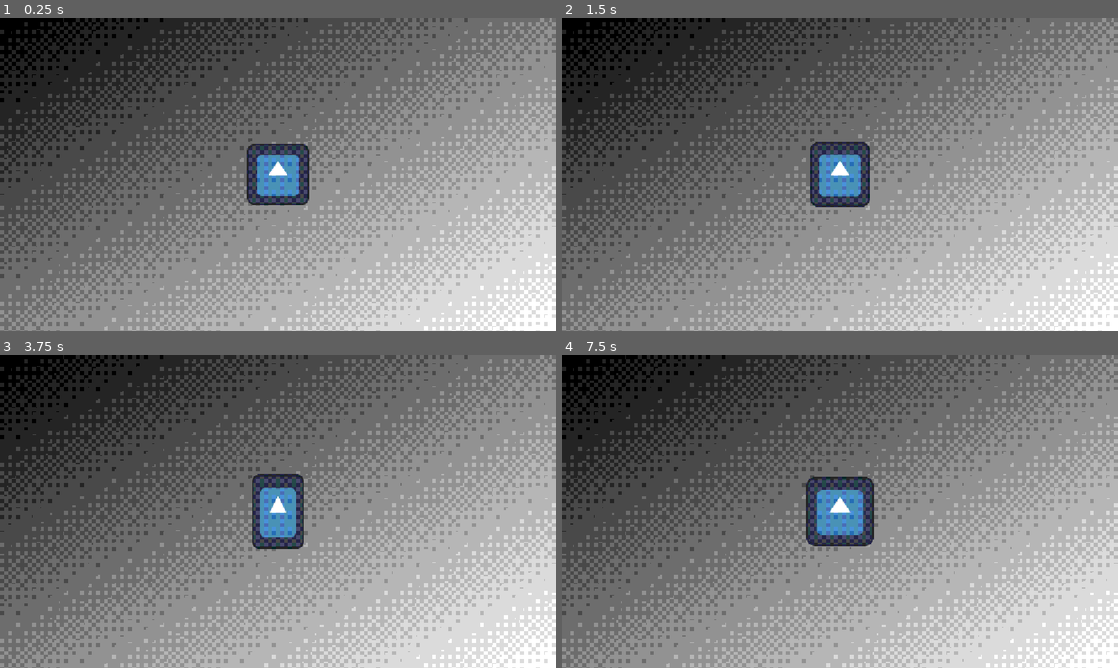
Above: before the commit, frames 1-4 (two rows, left to right).
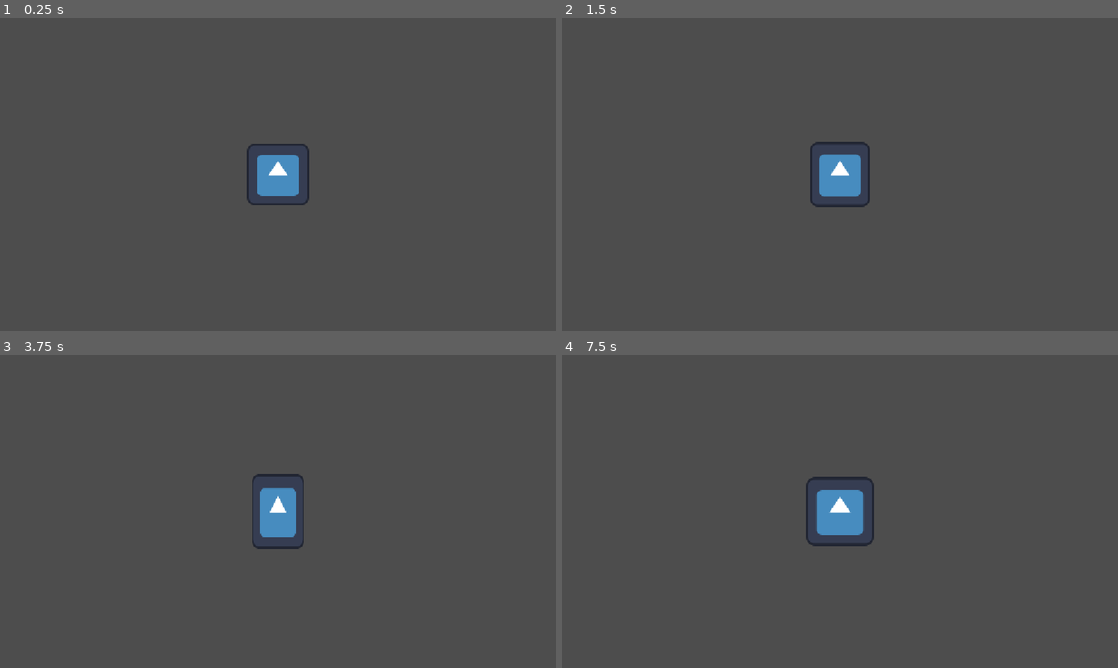
Above: after the commit, the same moments.

Repository: BirdOfAsh/SystemPrototyping
Game: Godot game, scene res://Effect Components/Scenes/effect_test_scene.tscn
The game is run twice, just before and just after one commit, with the same random seed, the same clock (stepped at 60 frames per second) and the same inputs. The project has no main scene, so this scene is started directly. The engine's default icon, where the game draws it, is replaced by a stand-in: a white triangle on a blue panel in a dark square.
Inputs (mouse positions are in pixels of both pictures, inside the frame that each line leads up to):
- Up to frame 1 (0.25 s): no input
- Up to frame 2 (1.5 s): click (840, 174) at 0.5 s; click (840, 174) at 1.25 s
- Up to frame 3 (3.75 s): click (278, 511) at 2 s; tap Enter at 2.75 s; move the mouse to (400, 495) at 2.77 s; tap Space at 3.5 s; move the mouse to (166, 527) at 3.52 s
- Up to frame 4 (7.5 s): tap Enter at 4.25, 5.75 s; move the mouse to (895, 442) at 4.27 s; tap Space at 5, 6.5 s; move the mouse to (812, 574) at 5.02 s; move the mouse to (1006, 558) at 5.77 s; move the mouse to (673, 464) at 6.52 s; move the mouse to (867, 511) at 7.27 s

The runs differ from the first frame. In frame 1, 82% of the frame differs, in the area x 0-100%, y 0-100%; in frame 2, 82%; in frame 3, 82%; in frame 4, 82%.

Commit message:
changed dithering default

Diff:
--- a/DitheringShader/dithering_test_scene.tscn
+++ b/DitheringShader/dithering_test_scene.tscn
@@ -4,9 +4,15 @@
 
 [sub_resource type="ShaderMaterial" id="ShaderMaterial_w60qm"]
 shader = ExtResource("1_w60qm")
-shader_parameter/color_levels = 8
+shader_parameter/color_levels = 12
 shader_parameter/dither_strength = 1.0
-shader_parameter/dither_scale = 4.0
+shader_parameter/dither_scale = 2.0000000475
+
+[sub_resource type="Gradient" id="Gradient_en1hb"]
+
+[sub_resource type="GradientTexture2D" id="GradientTexture2D_w60qm"]
+gradient = SubResource("Gradient_en1hb")
+fill_to = Vector2(1, 1)
 
 [node name="DitheringTestScene" type="CanvasLayer" unique_id=621890855]
 layer = 10
@@ -16,10 +22,16 @@
 anchors_preset = 15
 anchor_right = 1.0
 anchor_bottom = 1.0
-offset_left = 77.0
-offset_top = 1.0
-offset_right = 77.0
-offset_bottom = 1.0
 grow_horizontal = 2
 grow_vertical = 2
 mouse_filter = 2
+
+[node name="TextureRect2" type="TextureRect" parent="." unique_id=122936241]
+z_index = -1
+anchors_preset = 15
+anchor_right = 1.0
+anchor_bottom = 1.0
+grow_horizontal = 2
+grow_vertical = 2
+mouse_filter = 2
+texture = SubResource("GradientTexture2D_w60qm")
--- a/Effect Components/Scenes/effect_test_scene.tscn
+++ b/Effect Components/Scenes/effect_test_scene.tscn
@@ -1,34 +1,9 @@
 [gd_scene format=3 uid="uid://cqknxiwwqry2u"]
 
-[ext_resource type="Shader" uid="uid://c8snvmlv28r6f" path="res://DitheringShader/bayer_dithering_shader.gdshader" id="1_en1hb"]
 [ext_resource type="Script" uid="uid://mbemlabsnfms" path="res://Effect Components/Scripts/Effects/button_effect.gd" id="2_en1hb"]
 [ext_resource type="Texture2D" uid="uid://dmq8bdbng4qog" path="res://icon.svg" id="2_p3a1m"]
 
-[sub_resource type="ShaderMaterial" id="ShaderMaterial_xb61r"]
-shader = ExtResource("1_en1hb")
-shader_parameter/color_levels = 8
-shader_parameter/dither_strength = 1.0
-shader_parameter/dither_scale = 4.000000142499999
-
-[sub_resource type="Gradient" id="Gradient_en1hb"]
-
-[sub_resource type="GradientTexture2D" id="GradientTexture2D_xb61r"]
-gradient = SubResource("Gradient_en1hb")
-fill_to = Vector2(1, 1)
-
 [node name="EffectTestScene" type="Node" unique_id=1437132771]
-
-[node name="DitheringTestScene" type="CanvasLayer" parent="." unique_id=621890855]
-layer = 10
-
-[node name="TextureRect" type="ColorRect" parent="DitheringTestScene" unique_id=890118477]
-material = SubResource("ShaderMaterial_xb61r")
-anchors_preset = 15
-anchor_right = 1.0
-anchor_bottom = 1.0
-grow_horizontal = 2
-grow_vertical = 2
-mouse_filter = 2
 
 [node name="Control" type="Control" parent="." unique_id=738570213]
 layout_mode = 3
@@ -101,13 +76,3 @@
 ease_type = 2
 tween_duration = 0.2
 metadata/_custom_type_script = "uid://mbemlabsnfms"
-
-[node name="TextureRect" type="TextureRect" parent="." unique_id=49395850]
-z_index = -1
-anchors_preset = 15
-anchor_right = 1.0
-anchor_bottom = 1.0
-grow_horizontal = 2
-grow_vertical = 2
-mouse_filter = 2
-texture = SubResource("GradientTexture2D_xb61r")
